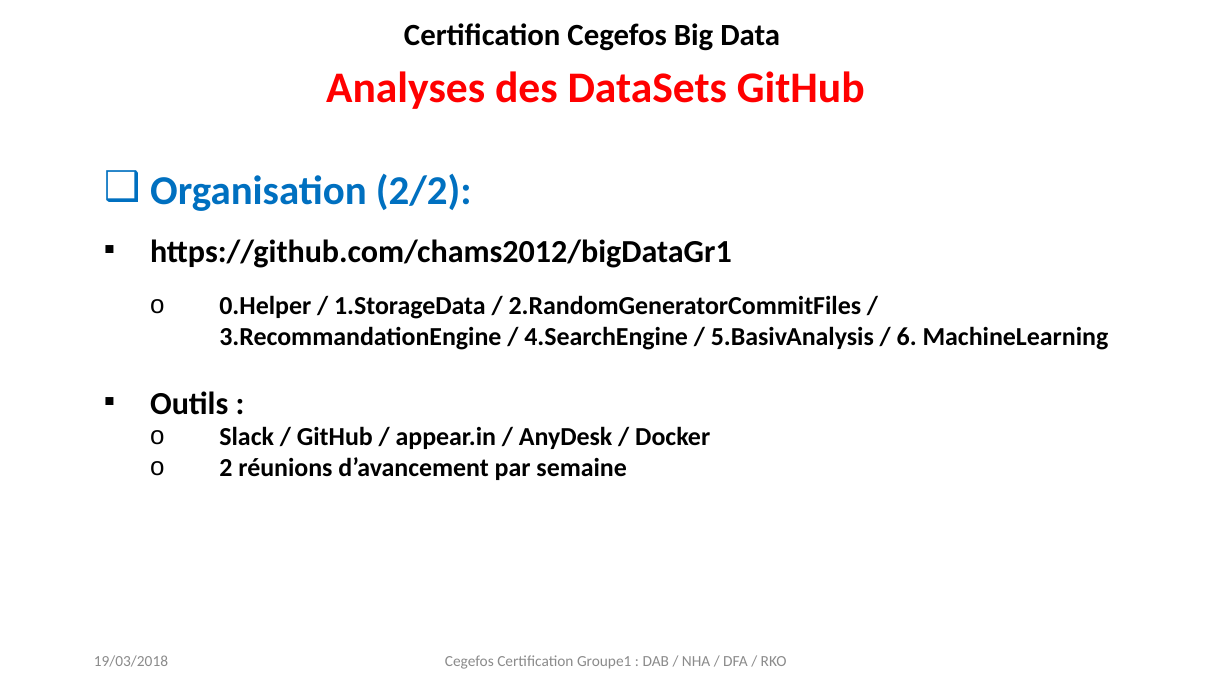
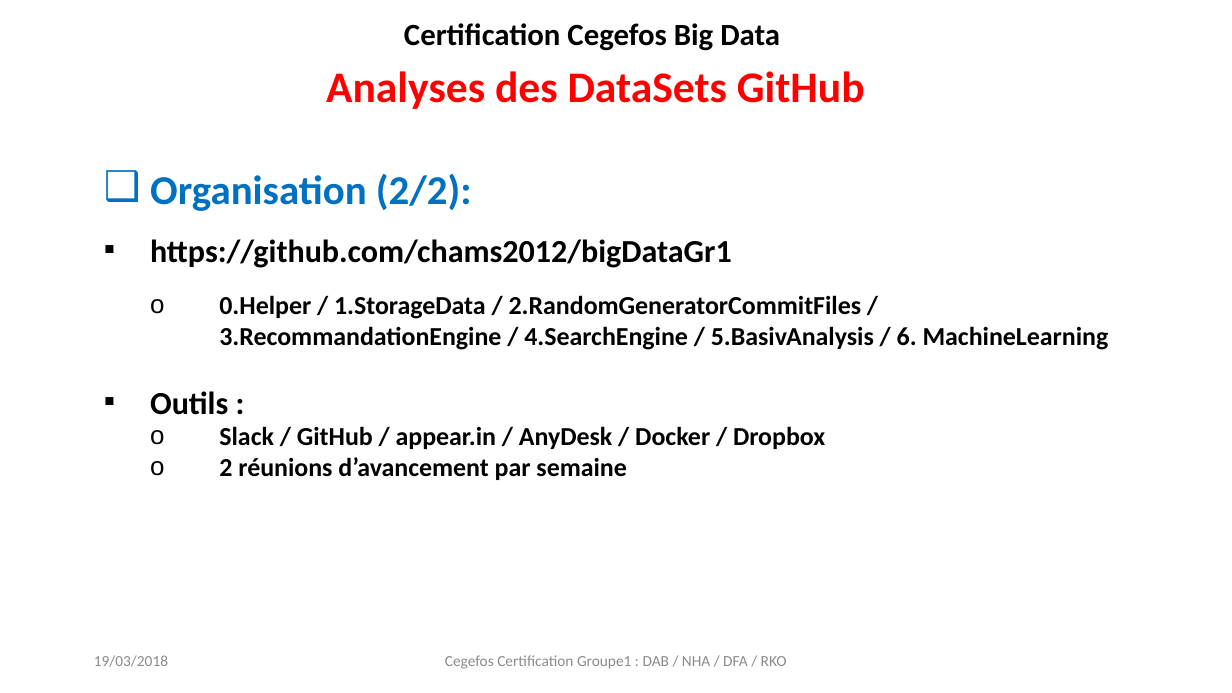
Before and after one commit to chams2012/bigDataGr1, a slide deck: slide 3 of projet_certification_github_group1.pptx. Drawn at 1232x693 pixels with LibreOffice and Linux fonts; fonts in the diff are those of the drawing. Boxes give left, top, right and bottom in pixels: in the first picture for what was removed or moved away, otherwise in the second. Text is boxed around its words. In the diff, an @@ line names an element or a change of style, - is before the commit and + after.

```diff
--- a/projet_certification_github_group1.pptx
+++ b/projet_certification_github_group1.pptx
@@ text at [219, 426, 825, 449]: text changed @@
-  o Slack / GitHub / appear.in / AnyDesk / Docker
+  o Slack / GitHub / appear.in / AnyDesk / Docker / Dropbox
```
Also in this commit, not shown: 16 other slides changed, 2 other files.
